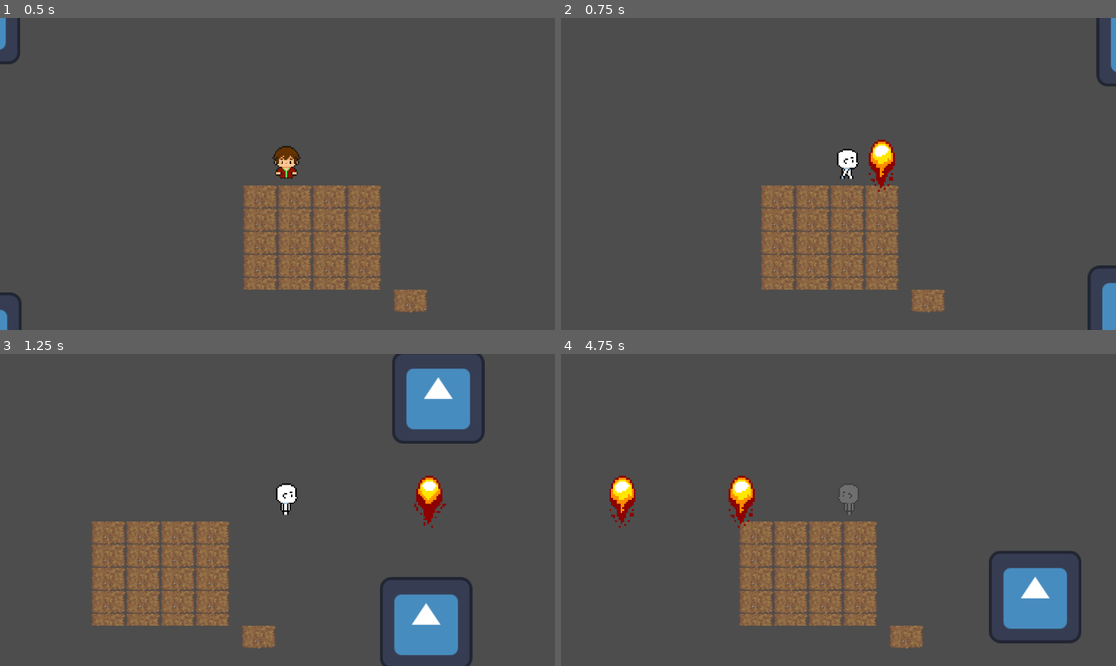
Above: before the commit, frames 1-4 (two rows, left to right).
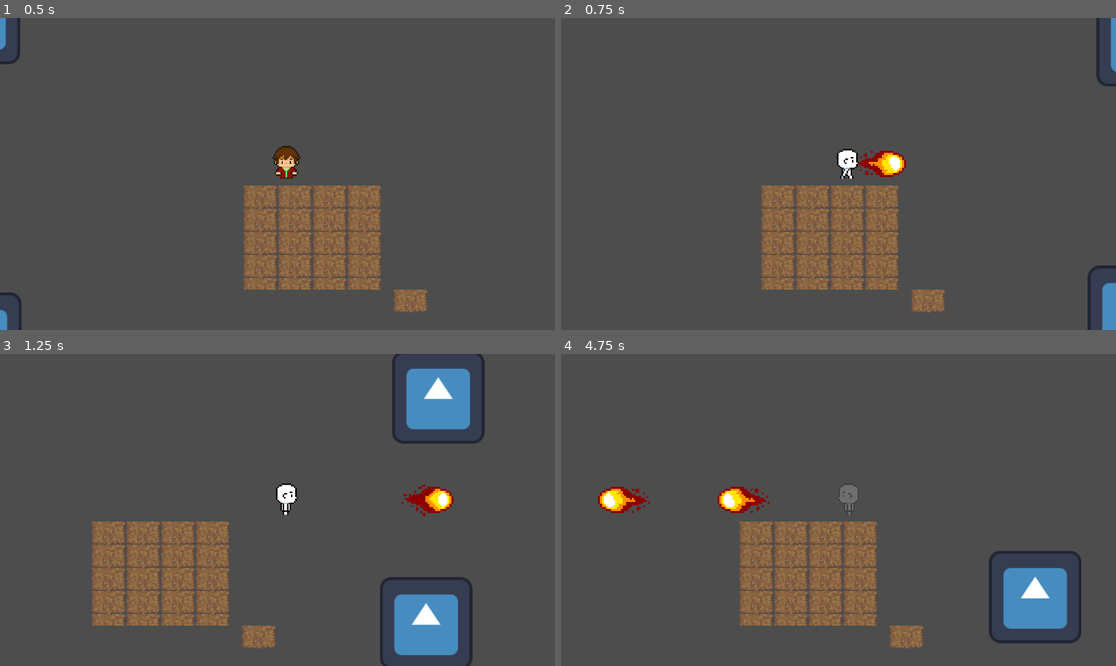
Above: after the commit, the same moments.

Repository: AlexGarciaPrada/Zelda-like-Game
Game: Godot game, scene res://PruebasAlex.tscn
Same seed, same stepped clock (60 frames per second), same inputs: the game is played once before the commit and once after it. The engine's default icon, where the game draws it, is replaced by a stand-in: a white triangle on a blue panel in a dark square.
Inputs:
- Up to frame 1 (0.5 s): no input
- Up to frame 2 (0.75 s): tap Enter at 0.5 s; hold Right (ui_right) from 0.53 s (still down); tap F (FireBall) at 0.6 s
- Up to frame 3 (1.25 s): keep holding Right (ui_right)
- Up to frame 4 (4.75 s): release Right (ui_right) at 1.28 s; hold Down (ui_down) 1.28-2.03 s; tap M (Attack) at 1.35 s; tap F (FireBall) at 1.55, 2.1, 3.05, 3.8, 4.35 s; hold Right (ui_right) 2.03-2.78 s; hold Up (ui_up) 2.78-3.53 s; tap I (Invisiblity) at 2.85 s; hold Ctrl 3.53-4.28 s; hold Left (ui_left) from 3.53 s (still down)

Frame 1 is identical in both runs. In frame 2, 0.6% of the frame differs, in the area x 53-63%, y 38-56%; in frame 3, 0.6%; in frame 4, 1.3%, in the area x 6-38%, y 38-56%.

Commit message:
Update ShortAttack.gd

Diff:
--- a/ShortAttack.gd
+++ b/ShortAttack.gd
@@ -87,15 +87,18 @@
 		match clue:
 			"right":
 				fireball_instance.position = weaponr.global_position
+				fireball_instance.rotate(PI/2)
 				fireball_instance.velocity = Vector2(fireball_instance.SPEED, 0)
 			"left":
 				fireball_instance.position = weaponl.global_position
+				fireball_instance.rotate(-PI/2)
 				fireball_instance.velocity = Vector2(-fireball_instance.SPEED, 0)
 			"up":
 				fireball_instance.position = weaponu.global_position
 				fireball_instance.velocity = Vector2(0, -fireball_instance.SPEED)
 			"down":
 				fireball_instance.position = weapond.global_position
+				fireball_instance.rotate(PI)
 				fireball_instance.velocity = Vector2(0,fireball_instance.SPEED)
 func _invisiblity():
 	if Input.is_action_just_pressed("Invisiblity"):
